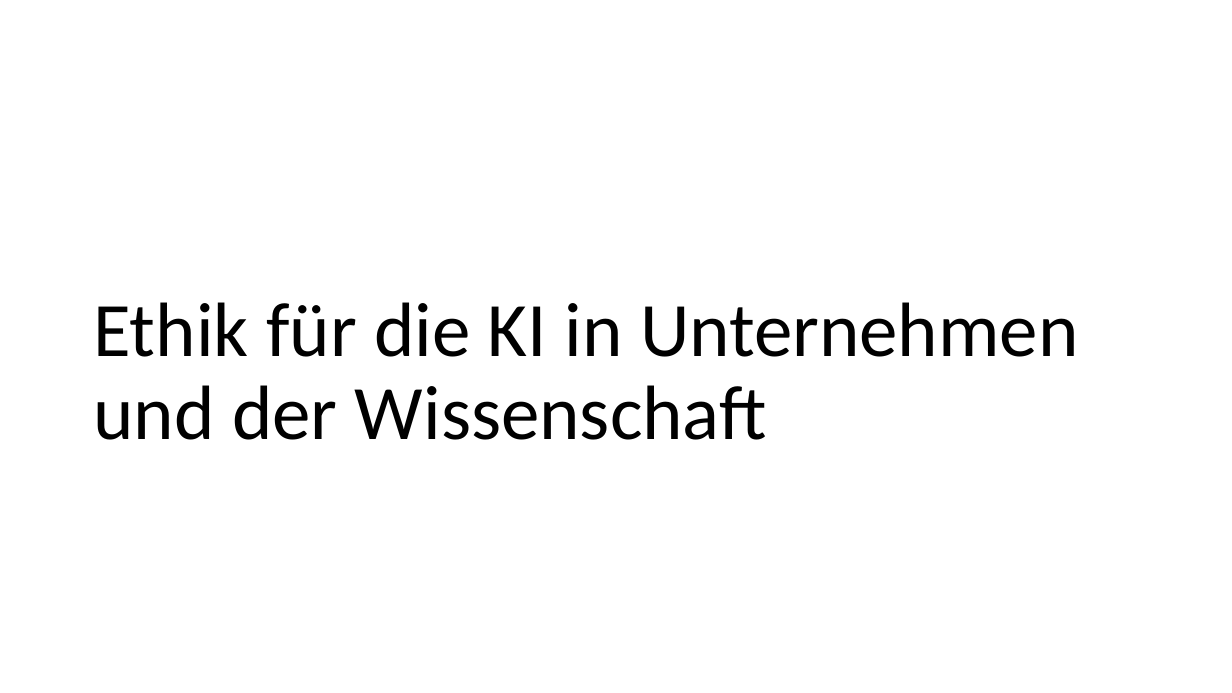
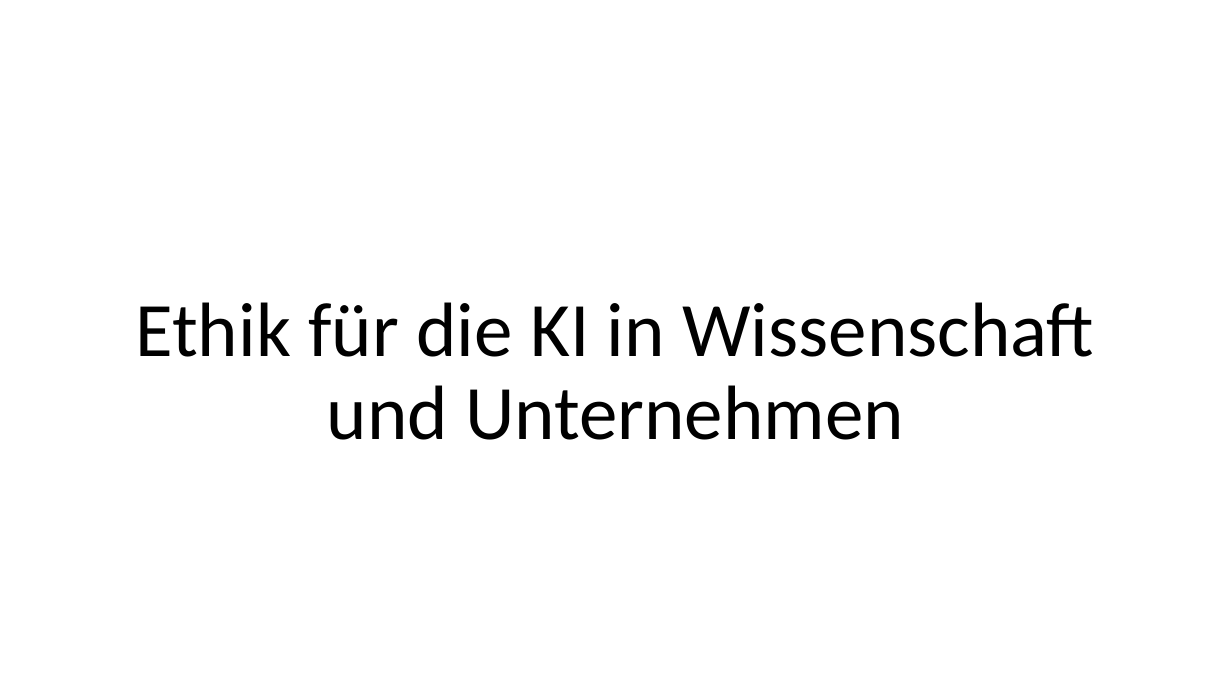
Before and after one commit to bosinoliver/ros-kinect-roboticarm, a slide deck: slide 19 of Kognitive Systeme Vortrag/Ethics in AI.pptx (slide 20 before the commit). Drawn at 1232x693 pixels with LibreOffice and Linux fonts; fonts in the diff are those of the drawing; background and template pictures are left out. Boxes give left, top, right and bottom in pixels: in the first picture for what was removed or moved away, otherwise in the second. Text is boxed around its words. In the diff, an @@ line names an element or a change of style, - is before the commit and + after.

```diff
--- a/Kognitive Systeme Vortrag/Ethics in AI.pptx
+++ b/Kognitive Systeme Vortrag/Ethics in AI.pptx
@@ title at [136, 302, 1094, 440]: text changed @@
-Ethik für die KI in Unternehmen und der Wissenschaft
+Ethik für die KI in Wissenschaft und Unternehmen
```
Also in this commit, not shown: 7 other slides changed, 9 slides added, 2 slides removed, 1 other file.
